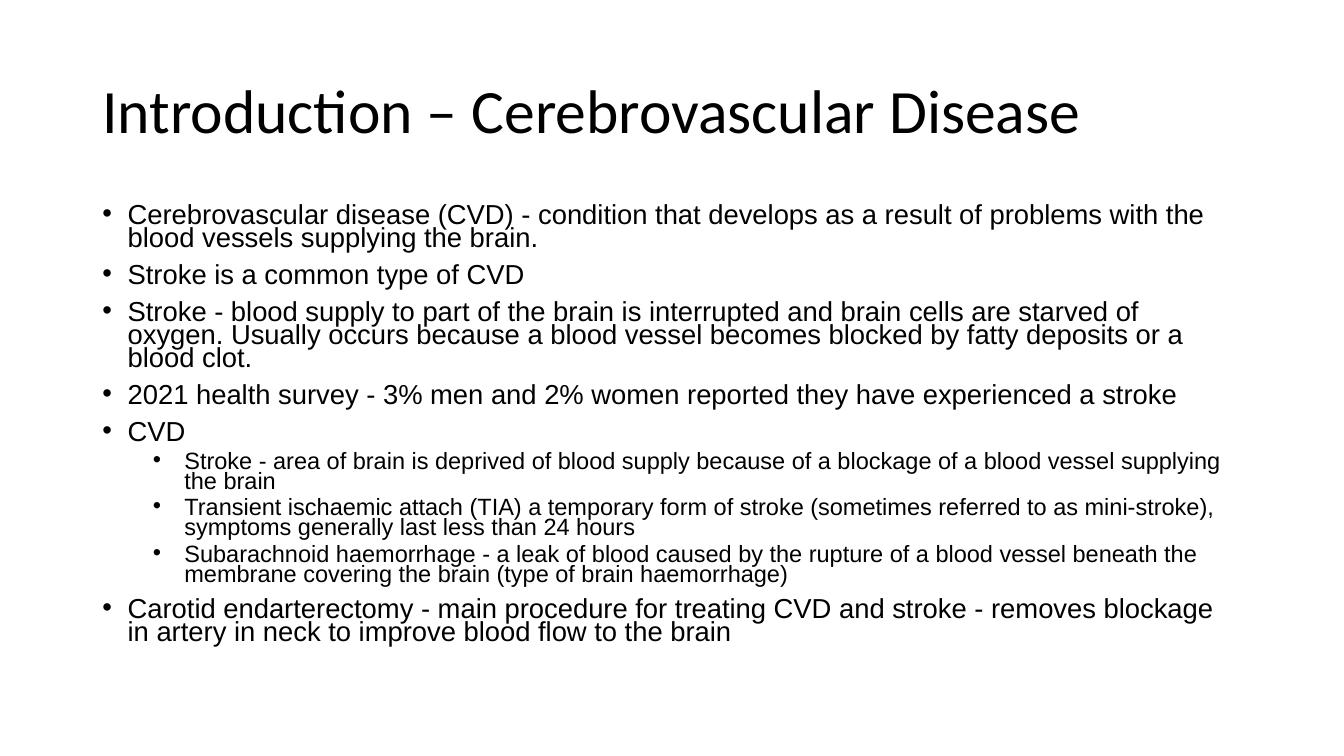
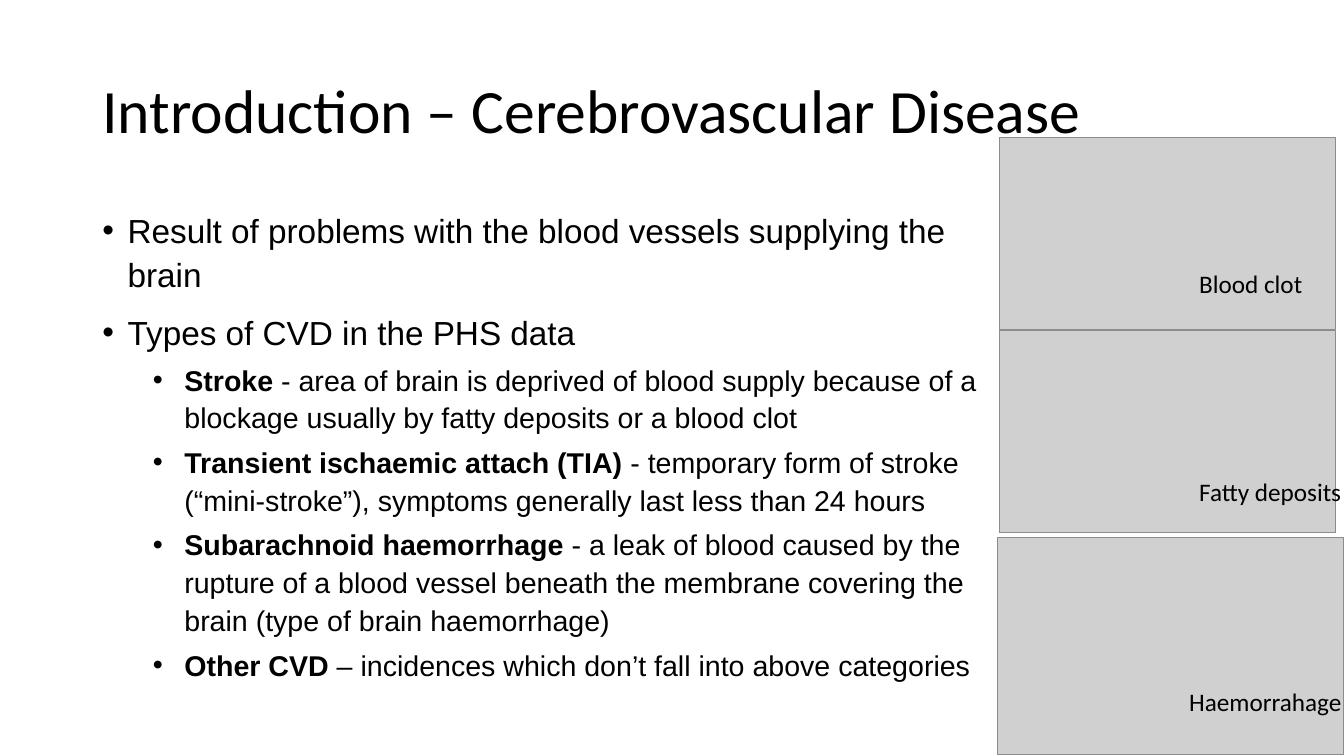
Before and after one commit to fionacarson/final_project_phs_stroke, a slide deck: slide 3 of presentation/phs_stroke_presentation.pptx. Drawn at 1344x756 pixels with LibreOffice and Linux fonts; fonts in the diff are those of the drawing; grey boxes stand for pictures. Boxes give left, top, right and bottom in pixels: in the first picture for what was removed or moved away, otherwise in the second. Text is boxed around its words. In the diff, an @@ line names an element or a change of style, - is before the commit and + after.

```diff
--- a/presentation/phs_stroke_presentation.pptx
+++ b/presentation/phs_stroke_presentation.pptx
@@ picture added at [999,138,1335,330] @@
@@ text at [128,219,976,516]: text changed; size 19.6 to 20.4 pt @@
-• Cerebrovascular disease (CVD) - condition that develops as a result of problems with the blood vessels supplying the brain.
-• Stroke is a common type of CVD
-• Stroke - blood supply to part of the brain is interrupted and brain cells are starved of oxygen. Usually occurs because a blood vessel becomes blocked by fatty deposits or a blood clot.
-• 2021 health survey - 3% men and 2% women reported they have experienced a stroke
-• CVD
-  • Stroke - area of brain is deprived of blood supply because of a blockage of a blood vessel supplying the brain
-  • Transient ischaemic attach (TIA) a temporary form of stroke (sometimes referred to as mini-stroke), symptoms generally last less than 24 hours
+• Result of problems with the blood vessels supplying the brain
+• Types of CVD in the PHS data
+  • Stroke - area of brain is deprived of blood supply because of a blockage usually by fatty deposits or a blood clot
+  • Transient ischaemic attach (TIA) - temporary form of stroke (“mini-stroke”), symptoms generally last less than 24 hours
@@ text added at [1199,275,1302,293], 18 pt, text #000000 @@
+Blood clot
@@ picture added at [999,331,1335,533] @@
@@ text added at [1199,481,1341,508], 18 pt, text #000000 @@
+Fatty deposits
@@ text at [184,534,964,636]: size 16.8 to 20.4 pt in "Subarachnoid haemorrhage - a leak of blood ..."; bold on in "Subarachnoid haemorrhage"; line spacing 0.7 to 1.1 @@
@@ picture added at [998,537,1344,755] @@
@@ text at [184,655,970,681]: text changed; size 19.6 to 20.4 pt @@
-• Carotid endarterectomy - main procedure for treating CVD and stroke - removes blockage in artery in neck to improve blood flow to the brain
+  • Other CVD – incidences which don’t fall into above categories
@@ text added at [1189,693,1341,716], 18 pt, text #000000 @@
+Haemorrahage
```
Also in this commit, not shown: 4 other slides changed, 6 slides added, 3 slides removed, 9 other files.
